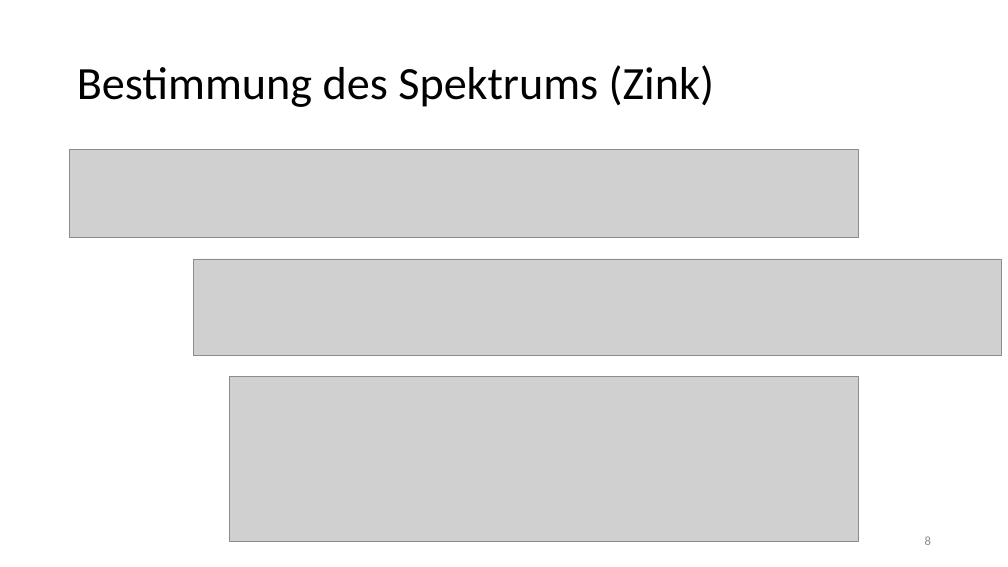
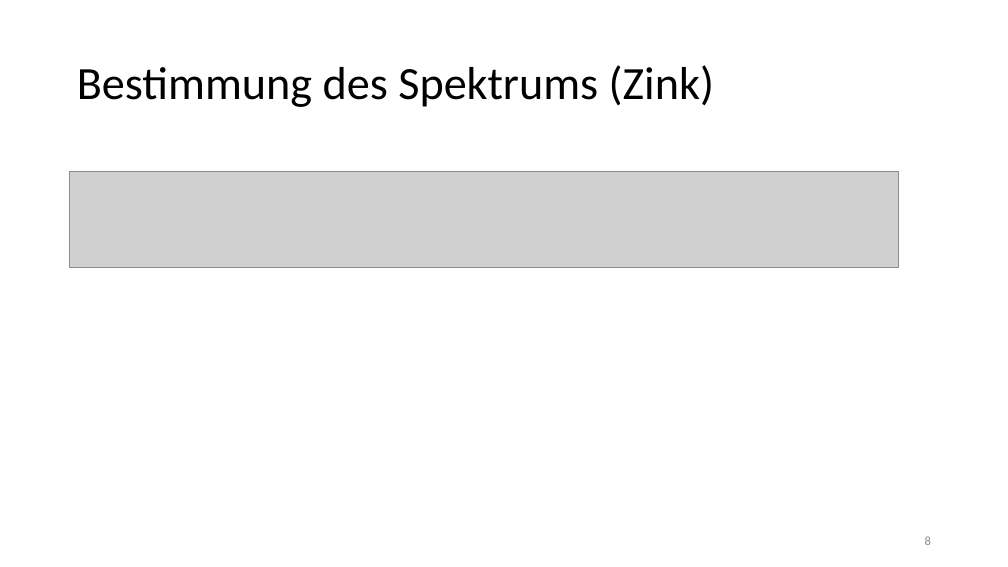
Before and after one commit to thewhitecat/grundpraktikum1, a slide deck: slide 8 of grundpraktikum2/Optik 1/Optik I.pptx. Drawn at 1008x567 pixels with LibreOffice and Linux fonts; fonts in the diff are those of the drawing; grey boxes stand for pictures. Boxes give left, top, right and bottom in pixels: in the first picture for what was removed or moved away, otherwise in the second. Text is boxed around its words. In the diff, an @@ line names an element or a change of style, - is before the commit and + after.

```diff
--- a/grundpraktikum2/Optik 1/Optik I.pptx
+++ b/grundpraktikum2/Optik 1/Optik I.pptx
@@ picture: place and size @@
-picture at bbox=[70, 150, 859, 237]
+picture at bbox=[70, 172, 899, 268]
@@ picture removed at bbox=[194, 259, 1002, 356] @@
@@ picture removed at bbox=[230, 377, 859, 541] @@
```
Also in this commit, not shown: 2 other slides changed, 1 slide added.
